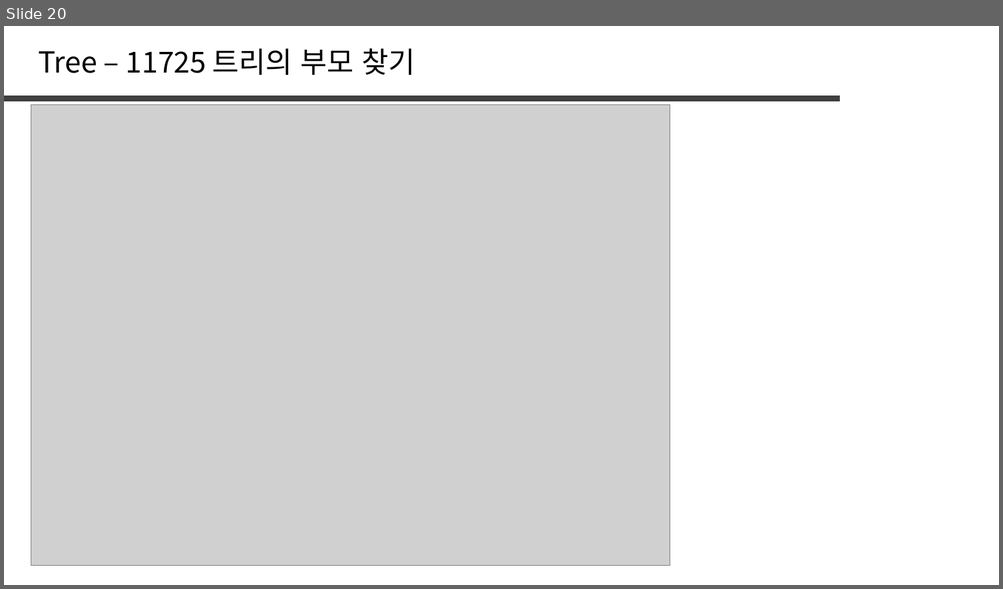
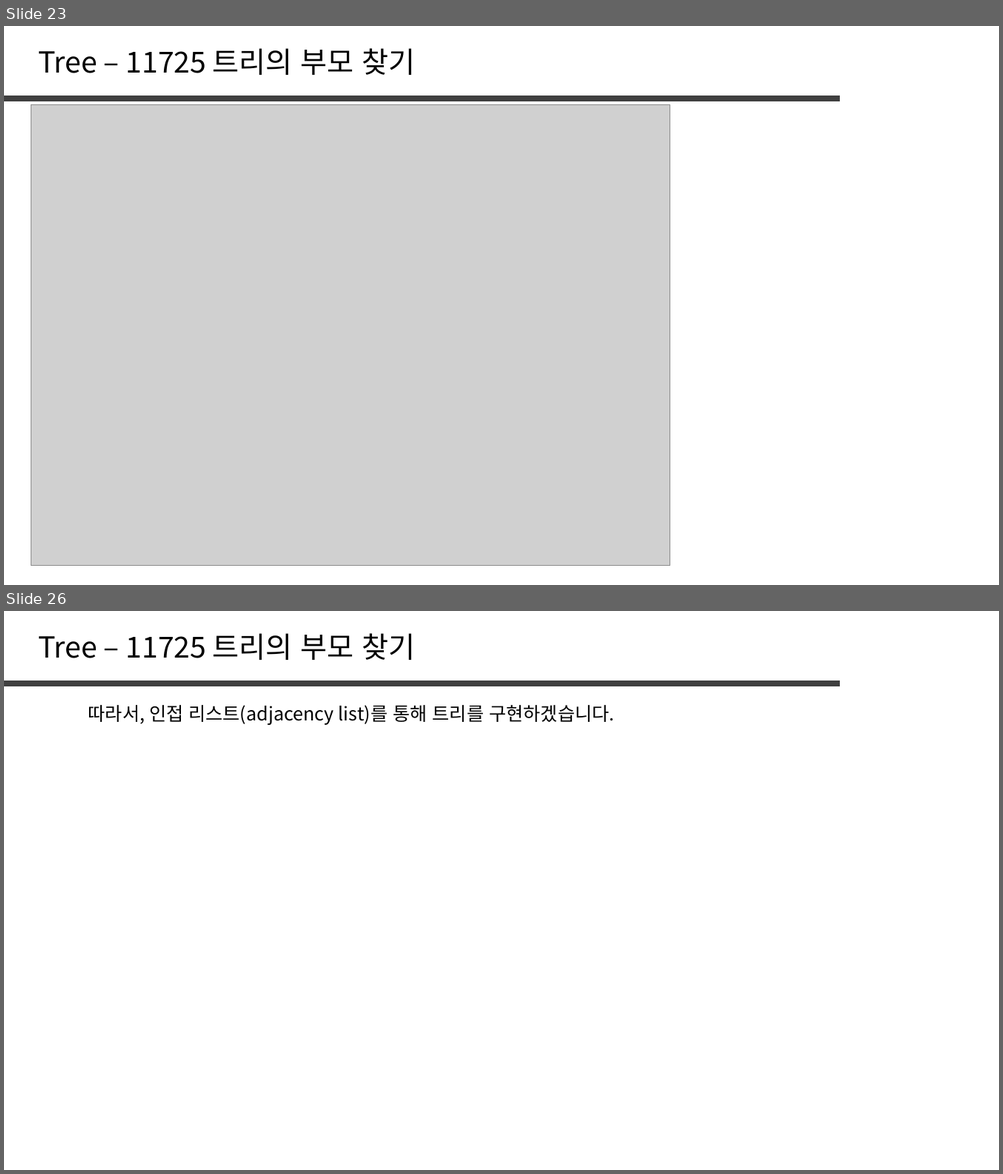
Before and after one commit to jaehoo1/PS-study, a slide deck: study/8_Tree, Graph.pptx. Shown one above the other, each under a label of ours: slide 20 before the commit, slides 23 and 26 after it; the slides between them are not shown. The pictures are 1003x589 and 1003x1174 pixels, drawn with LibreOffice and Linux fonts; fonts in the diff are those of the drawing; grey boxes stand for pictures. Boxes give left, top, right and bottom in pixels: in the first picture for what was removed or moved away, otherwise in the second. Text is boxed around its words. In the diff, an @@ line names an element or a change of style, - is before the commit and + after.

```diff
--- a/study/8_Tree, Graph.pptx
+++ b/study/8_Tree, Graph.pptx
@@ slide 26 added at [4,611,999,1170], background #FFFFFF @@
@@ text added at [38,633,415,660], 28 pt, text #000000 @@
+Tree – 11725 트리의 부모 찾기
@@ line added from (4, 684) to (839, 684), #404040 6 pt @@
@@ text added at [88,705,614,725], 18 pt, text #000000 @@
+따라서, 인접 리스트(adjacency list)를 통해 트리를 구현하겠습니다.
@@ what was slide 20 is now slide 23 @@
```
Also in this commit, not shown: 1 slide changed, 5 other slides added, 1 slide removed.
